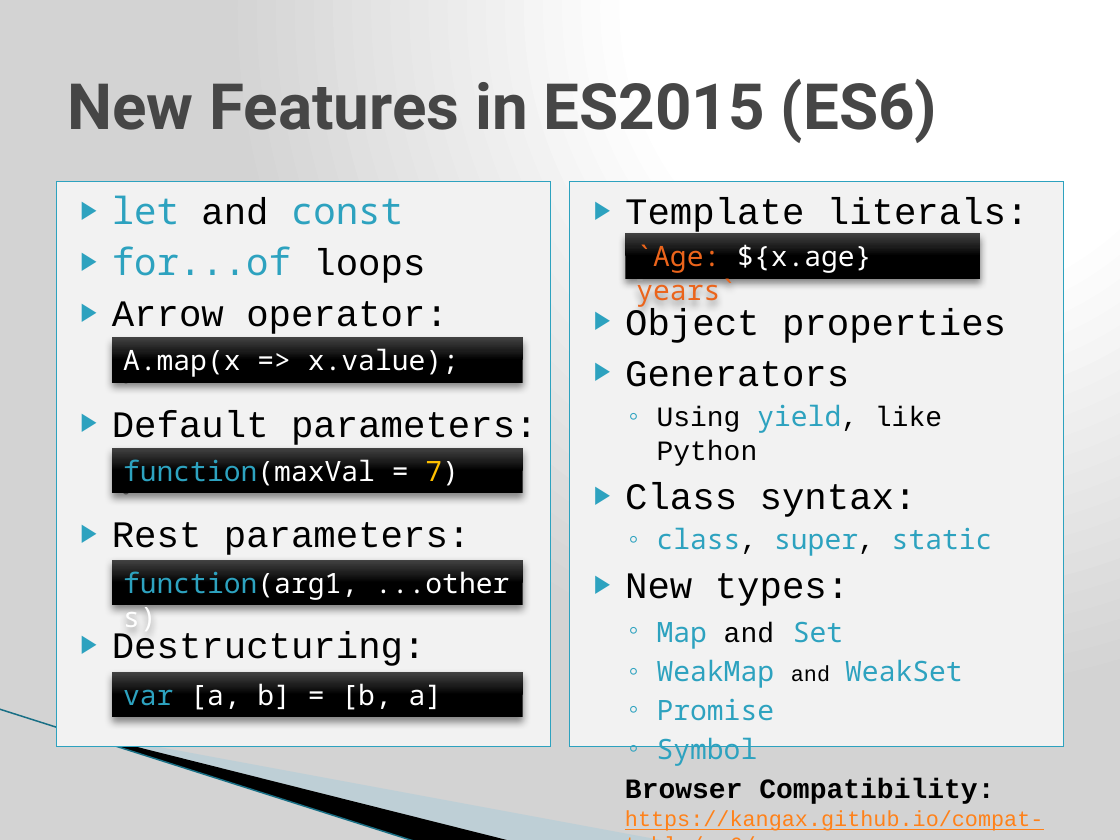
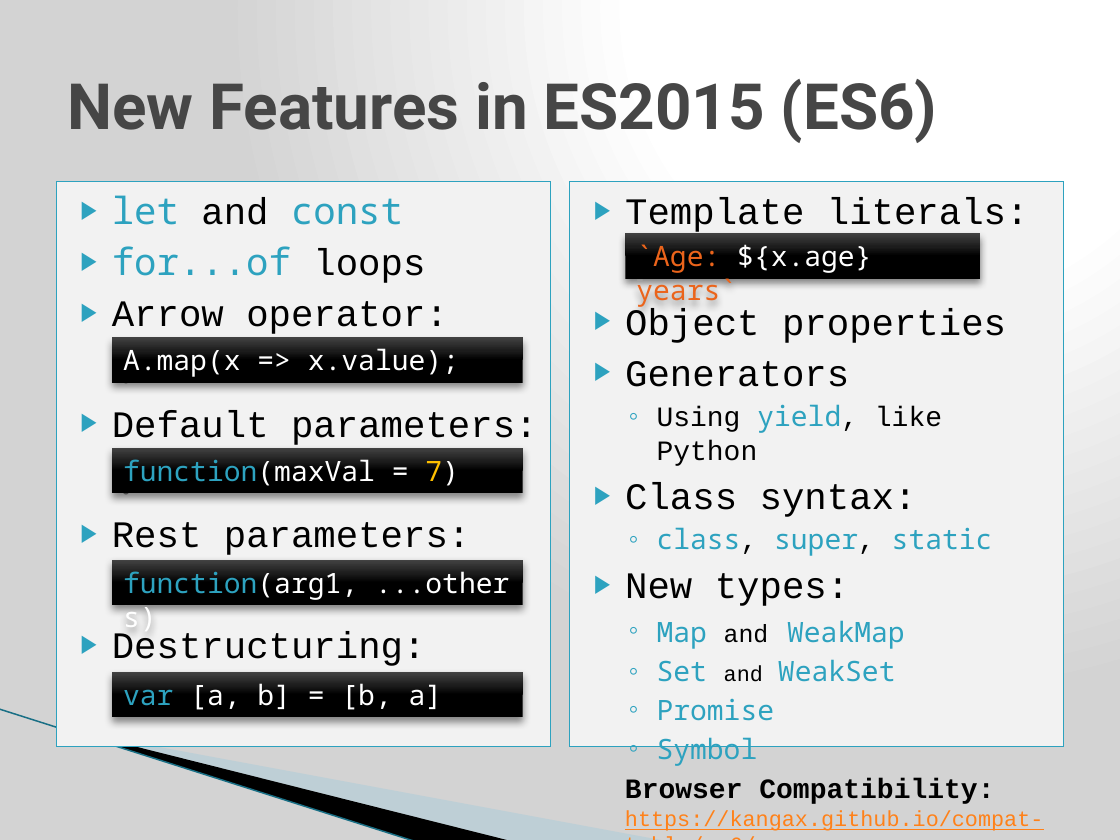
Before and after one commit to j-steve/temp, a slide deck: slide 9 of JavaScript JQuery training.pptx. Drawn at 1120x840 pixels with LibreOffice and Linux fonts; fonts in the diff are those of the drawing; background and template pictures are left out. Boxes give left, top, right and bottom in pixels: in the first picture for what was removed or moved away, otherwise in the second. Text is boxed around its words. In the diff, an @@ line names an element or a change of style, - is before the commit and + after.

```diff
--- a/JavaScript JQuery training.pptx
+++ b/JavaScript JQuery training.pptx
@@ text at (x1=657, y1=620, x2=905, y2=682): text changed @@
-  ◦ Map and Set
-  ◦ WeakMap and WeakSet
+  ◦ Map and WeakMap
+  ◦ Set and WeakSet
```
Also in this commit, not shown: 10 other slides changed, 3 slides added, 1 slide removed.
